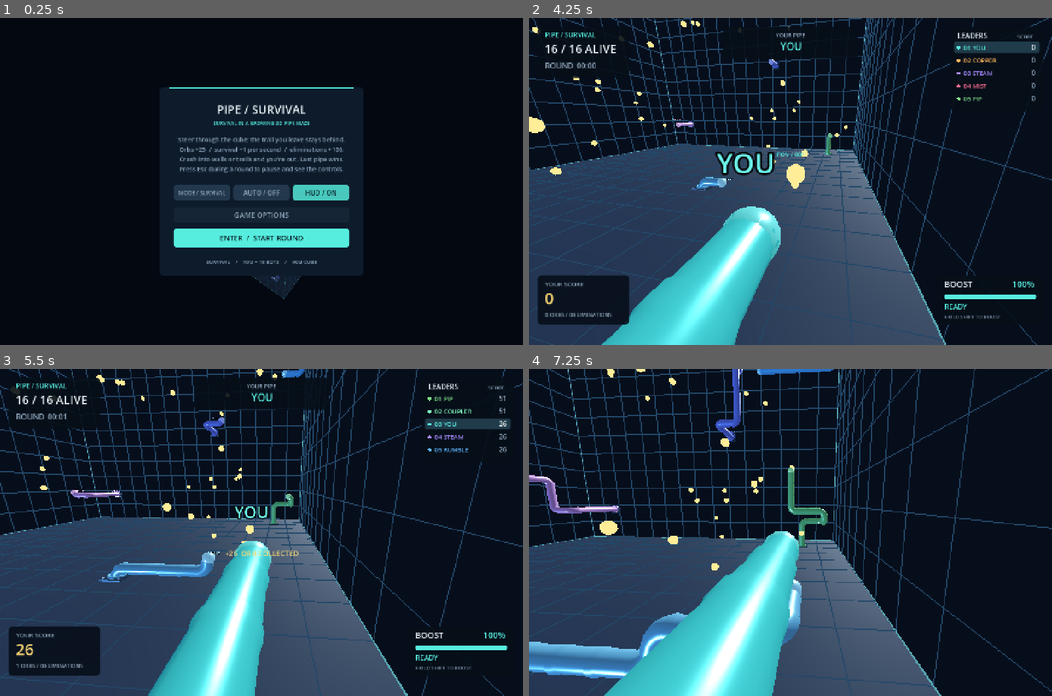
Above: before the commit, frames 1-4 (two rows, left to right).
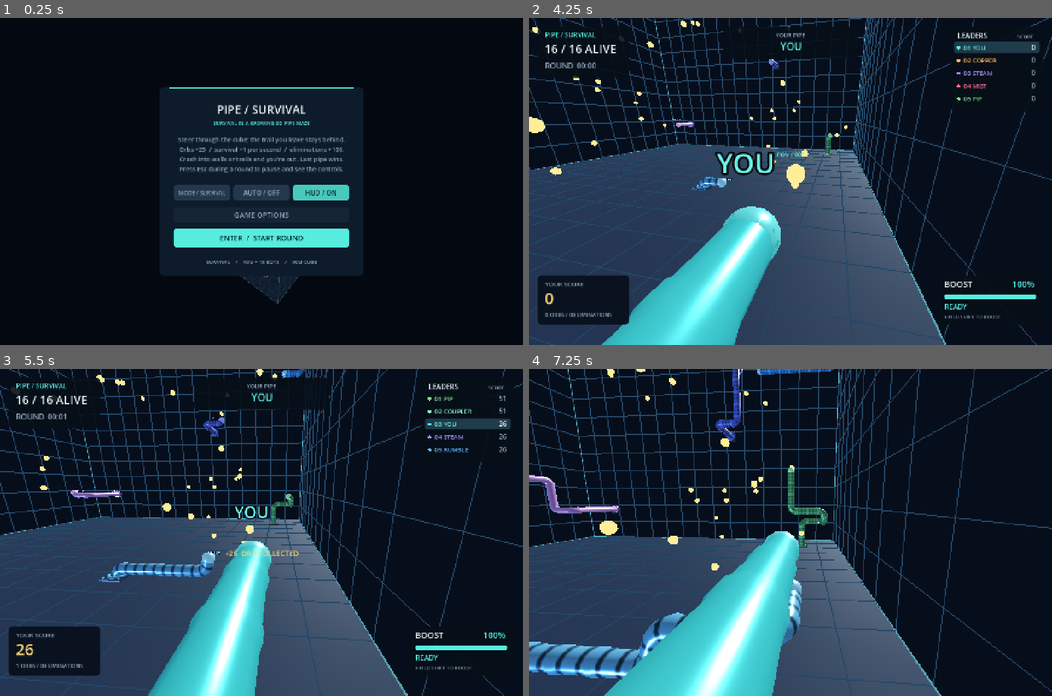
Above: after the commit, the same moments.

Repository: That1guy8691/pipe-survival
Game: Godot game, scene res://main.tscn
Same seed, same stepped clock (60 frames per second), same inputs: the game is played once before the commit and once after it.
Inputs (mouse positions are in pixels of both pictures, inside the frame that each line leads up to):
- Up to frame 1 (0.25 s): no input
- Up to frame 2 (4.25 s): click "ENTER / START ROUND" at 0.5 s; tap Enter at 1.25 s; move the mouse to (905, 165) at 1.27 s; hold Right 1.28-2 s; tap Shift at 1.35 s; click (905, 165) at 1.42 s; drag from (685, 197) to (764, 246) at 2.02 s; move the mouse to (842, 109) at 2.77 s; hold Right 2.78-3.5 s; tap E at 2.85 s; click (842, 109) at 2.92 s; drag from (764, 246) to (633, 132) at 3.52 s
- Up to frame 3 (5.5 s): move the mouse to (418, 581) at 4.27 s; hold Left 4.28-5 s; tap Keypad Enter at 4.35 s; click (418, 581) at 4.42 s; drag from (104, 483) to (183, 450) at 5.02 s
- Up to frame 4 (7.25 s): move the mouse to (816, 532) at 5.77 s; hold Down 5.78-6.5 s; tap H at 5.85 s; click (816, 532) at 5.92 s; drag from (712, 450) to (685, 548) at 6.52 s

The runs differ from the first frame. In frame 1, 0.2% of the frame differs, in the area x 45-58%, y 78-88%; in frame 2, less than 0.1%; in frame 3, 0.5%; in frame 4, 1.4%, in the area x 0-59%, y 0-95%.

Commit message:
Improve browser startup and randomize bot pipe patterns

Diff:
--- a/project.godot
+++ b/project.godot
@@ -29,3 +29,5 @@
 renderer/rendering_method.mobile="gl_compatibility"
 anti_aliasing/quality/msaa_3d=2
 environment/defaults/default_clear_color=Color(0.018, 0.028, 0.055, 1)
+; Reduce WebGL lighting shader compilation cost on browser startup.
+shading/overrides/force_vertex_shading.web=true
--- a/scripts/game.gd
+++ b/scripts/game.gd
@@ -9,6 +9,7 @@
 const OrbRenderer = preload("res://scripts/orb_renderer.gd")
 const BOT_RESPAWN_DELAY := 2.5
 const RESPAWN_RETRY_DELAY := 0.75
+const TITLE_PREVIEW_STEPS := 60
 var sim := Rules.new()
 var motion := Motion.new(sim)
 var pipes := PipeRenderer.new()
@@ -41,6 +42,7 @@
 var fov_message := ""
 var respawn_timers: Array[float] = []
 var player_respawn_pending := false
+var title_preview_steps_left := 0
 
 func _ready() -> void:
 	DisplayServer.window_set_min_size(Vector2i(960, 600))
@@ -71,6 +73,7 @@
 		add_child(driver)
 
 func reset_world(seed_value: int = 0, title_preview: bool = false) -> void:
+	title_preview_steps_left = 0
 	sim.endless_mode = endless_mode and not title_preview
 	sim.reset(seed_value, bot_count, arena_width, player_name, player_color)
 	respawn_timers.clear()
@@ -104,14 +107,20 @@
 func show_title() -> void:
 	reset_world(814, true)
 	state = "ready"
+	title_preview_steps_left = TITLE_PREVIEW_STEPS
+	camera.overview = true
+
+func advance_title_preview() -> void:
+	if title_preview_steps_left == 0:
+		return
+	# Let the menu draw and accept input between backdrop steps, including on Web.
 	motion.autoplay = true
-	for tick in range(60):
-		motion.advance(Rules.STEP_TIME)
-		if sim.finished:
-			break
+	motion.advance(Rules.STEP_TIME)
+	title_preview_steps_left -= 1
+	if sim.finished:
+		title_preview_steps_left = 0
 	state = "ready"
 	motion.autoplay = auto_mode
-	camera.overview = true
 
 func start_round(seed_value: int = 0) -> void:
 	reset_world(seed_value)
@@ -213,7 +222,9 @@
 
 func _process(delta: float) -> void:
 	fov_message_time = maxf(0.0, fov_message_time - delta)
-	if state == "countdown":
+	if state == "ready":
+		advance_title_preview()
+	elif state == "countdown":
 		countdown -= delta
 		if countdown <= 0.0:
 			state = "playing"
--- a/scripts/pipe_renderer.gd
+++ b/scripts/pipe_renderer.gd
@@ -5,6 +5,7 @@
 const Inlet = preload("res://scripts/pipe_inlet.gd")
 const Appearance = preload("res://scripts/pipe_appearance.gd")
 var player_pattern := Appearance.Pattern.SOLID
+var pattern_rng := RandomNumberGenerator.new()
 var model
 var meshes: Array[ArrayMesh] = []
 var batches: Array = []
@@ -18,6 +19,7 @@
 var inlet_materials: Array[StandardMaterial3D] = []
 
 func _ready() -> void:
+	pattern_rng.randomize()
 	meshes = [Geometry.make_tube(false), Geometry.make_tube(true)]
 
 func ensure_count(total: int) -> void:
@@ -86,11 +88,14 @@
 		plans.append({})
 		var rider: Dictionary = model.riders[i]
 		var pipe_color: Color = model.rider_color(i)
+		# Pick once per round; respawns reuse these materials and their pattern.
+		var pattern := player_pattern if i == 0 else pattern_rng.randi_range(
+			Appearance.Pattern.SOLID, Appearance.Pattern.SPOTS)
 		for batch: MultiMeshInstance3D in batches[i]:
-			Appearance.apply(batch.material_override, pipe_color, player_pattern if i == 0 else 0)
+			Appearance.apply(batch.material_override, pipe_color, pattern)
 		inlet_materials[i].albedo_color = pipe_color
 		inlet_materials[i].emission = pipe_color * 0.13
-		Appearance.apply(active_materials[i], pipe_color, player_pattern if i == 0 else 0)
+		Appearance.apply(active_materials[i], pipe_color, pattern)
 		var head_material := heads[i].material_override as StandardMaterial3D
 		head_material.albedo_color = pipe_color.lightened(0.25)
 		head_material.emission = pipe_color * 0.5
--- a/tests/pipe_patterns_test.gd
+++ b/tests/pipe_patterns_test.gd
@@ -54,8 +54,11 @@
 					"Reset must apply the player pattern to both trail meshes")
 				check(batch.material_override.get_shader_parameter("pipe_color") == game.player_color,
 					"Reset must preserve the selected base color")
-			check(game.pipes.active_materials[1].get_shader_parameter("pattern") == 0,
-				"Player customization must leave bot pipes solid")
+			var bot_pattern: int = game.pipes.active_materials[1].get_shader_parameter("pattern")
+			check(bot_pattern in range(3), "Bots must use a supported random pattern")
+			for batch in game.pipes.batches[1]:
+				check(batch.material_override.get_shader_parameter("pattern") == bot_pattern,
+					"Bot growing and completed sections must share their random pattern")
 			var moves: Array[Dictionary] = [
 				{"id": 0, "cell": Vector3i(10, 10, 11), "incoming": Vector3i.FORWARD, "outgoing": Vector3i.FORWARD, "died": false},
 				{"id": 0, "cell": Vector3i(10, 10, 10), "incoming": Vector3i.FORWARD, "outgoing": Vector3i.RIGHT, "died": false}]
@@ -98,5 +101,31 @@
 					"Endless restart restores the growing pipe")
 				check(active.get_shader_parameter("pattern") == pattern,
 					"Endless restart retains the selected pattern")
+	check_bot_patterns(game)
 	print("PIPE PATTERNS: %d checks, %d failures" % [checks, failures])
 	quit(1 if failures else 0)
+
+func check_bot_patterns(game) -> void:
+	game.bot_count = 31
+	game.endless_mode = true
+	game.pipes.pattern_rng.seed = 518
+	game.start_round(812)
+	game.state = "playing"
+	var seen := {}
+	for i in range(1, game.sim.riders.size()):
+		var material: ShaderMaterial = game.pipes.active_materials[i]
+		var pattern: int = material.get_shader_parameter("pattern")
+		seen[pattern] = true
+		for batch in game.pipes.batches[i]:
+			check(batch.material_override.get_shader_parameter("pattern") == pattern,
+				"Bot %d must keep its pattern across straight and elbow sections" % i)
+		game.sim.remove_rider_trail(i)
+		game.sim.riders[i].alive = false
+		game.pipes.remove_rider(i)
+		game.respawn_timers[i] = 0.0
+		game.advance_endless_respawns(0.01)
+		check(game.sim.riders[i].alive, "Bot %d must respawn" % i)
+		check(material.get_shader_parameter("pattern") == pattern,
+			"Bot %d must keep its random pattern after respawning" % i)
+	check(seen.has(0) and seen.has(1) and seen.has(2),
+		"Seeded bot selection must include Solid, Stripes, and Spots")
--- /dev/null
+++ b/tests/startup_test.gd
@@ -0,0 +1,63 @@
+extends SceneTree
+## Menu startup must not simulate the entire backdrop before accepting input.
+
+var failures := 0
+var checks := 0
+
+func _initialize() -> void:
+	call_deferred("run")
+
+func check(condition: bool, message: String) -> void:
+	checks += 1
+	if not condition:
+		failures += 1
+		push_error(message)
+
+func run() -> void:
+	var game = load("res://main.tscn").instantiate()
+	game.automated = true
+	var before := Time.get_ticks_usec()
+	root.add_child(game)
+	print("Menu setup: %.1f ms" % ((Time.get_ticks_usec() - before) / 1000.0))
+	game.set_process(false)
+	check(game.state == "ready", "Startup must open the title menu")
+	check(game.sim.elapsed_time == 0.0, "Startup must not pre-simulate the title backdrop")
+	game.primary_action()
+	check(game.state == "countdown", "Start must work before the first backdrop step")
+	check(game.title_preview_steps_left == 0, "Starting must cancel pending backdrop work")
+	check(game.sim.elapsed_time == 0.0, "Starting must create a fresh round")
+
+	for auto in [false, true]:
+		game.set_auto_mode(auto)
+		game.bot_count = 31
+		game.show_title()
+		game.advance_title_preview()
+		check(game.state == "ready", "Backdrop simulation must keep the menu open")
+		check(is_equal_approx(game.sim.elapsed_time, game.Rules.STEP_TIME),
+			"A preview update must only advance one step")
+		check(game.motion.autoplay == auto, "Preview work must preserve the selected driver")
+		game.primary_action()
+		game._process(0.01)
+		check(game.state == "countdown" and game.sim.elapsed_time == 0.0,
+			"Interrupted preview work must not advance the new round")
+		check(game.sim.occupied.size() == 32, "Preview trails must not leak into the round")
+
+		game.show_title()
+		for step in range(game.TITLE_PREVIEW_STEPS):
+			game.advance_title_preview()
+		check(game.title_preview_steps_left == 0, "Backdrop work must finish")
+		check(game.state == "ready", "A finished backdrop must not show match results")
+		var final_time: float = game.sim.elapsed_time
+		game.advance_title_preview()
+		check(game.sim.elapsed_time == final_time, "Completed preview must stop simulating")
+
+	game.endless_mode = true
+	game.show_title()
+	game.advance_title_preview()
+	game.primary_action()
+	check(game.sim.endless_mode and game.state == "countdown",
+		"Starting during preview must preserve the selected game mode")
+	check(game.title_preview_steps_left == 0 and game.sim.elapsed_time == 0.0,
+		"Endless must also start fresh without pending backdrop work")
+	print("Startup checks: %d passed, %d failed" % [checks - failures, failures])
+	quit(1 if failures else 0)
Not shown, changed: export_presets.cfg
Not shown, added: tests/startup_test.gd.uid
Not shown, changed: README.md
